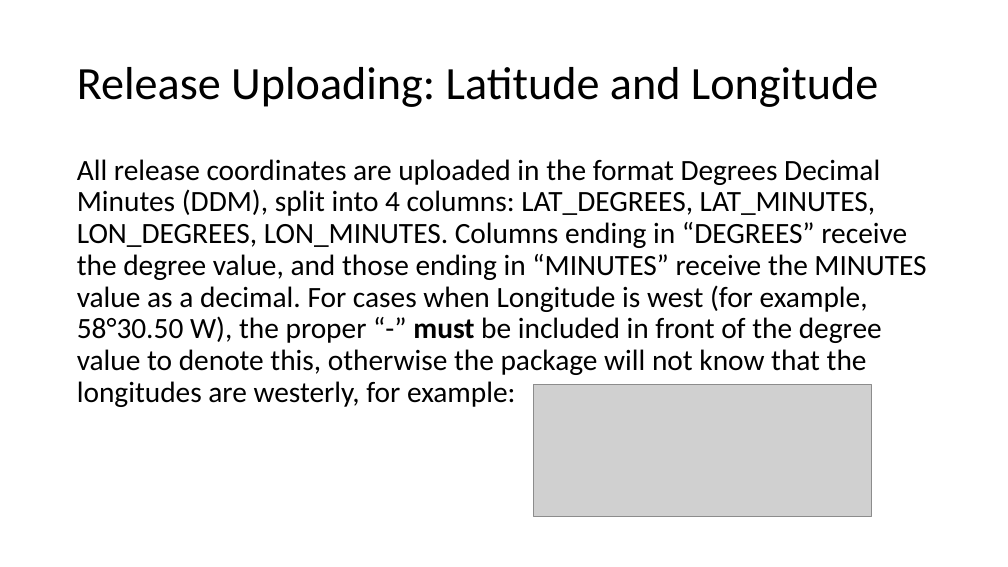
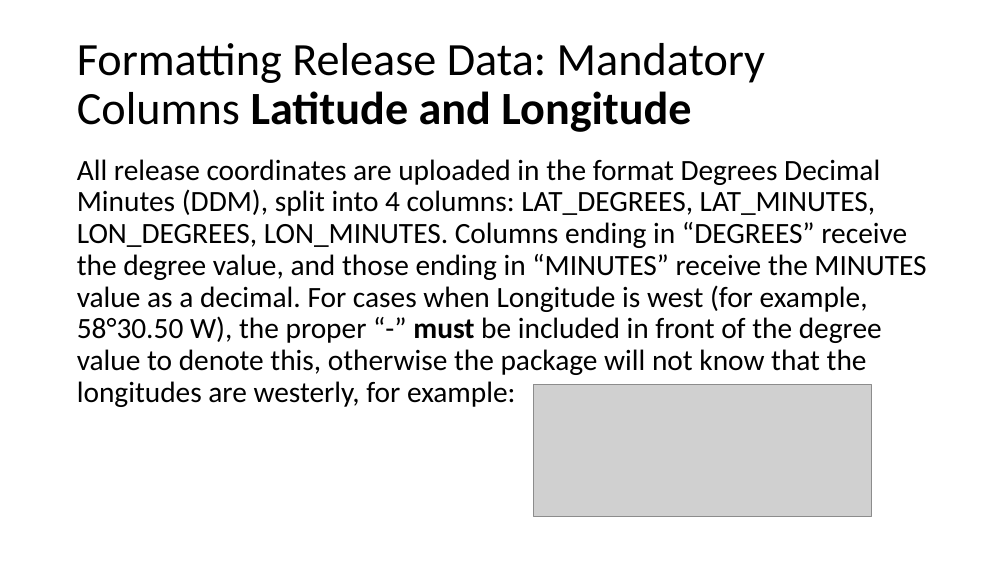
Before and after one commit to LobsterScience/LobTag2, a slide deck: slide 15 of data/user_guide.pptx (slide 13 before the commit). Drawn at 1008x567 pixels with LibreOffice and Linux fonts; fonts in the diff are those of the drawing; grey boxes stand for pictures. Boxes give left, top, right and bottom in pixels: in the first picture for what was removed or moved away, otherwise in the second. Text is boxed around its words. In the diff, an @@ line names an element or a change of style, - is before the commit and + after.

```diff
--- a/data/user_guide.pptx
+++ b/data/user_guide.pptx
@@ title at (77, 43, 765, 132): text changed @@
-Release Uploading: Latitude and Longitude
+Formatting Release Data: Mandatory Columns Latitude and Longitude
```
Also in this commit, not shown: 18 other slides changed, 3 slides added, 2 other files.
